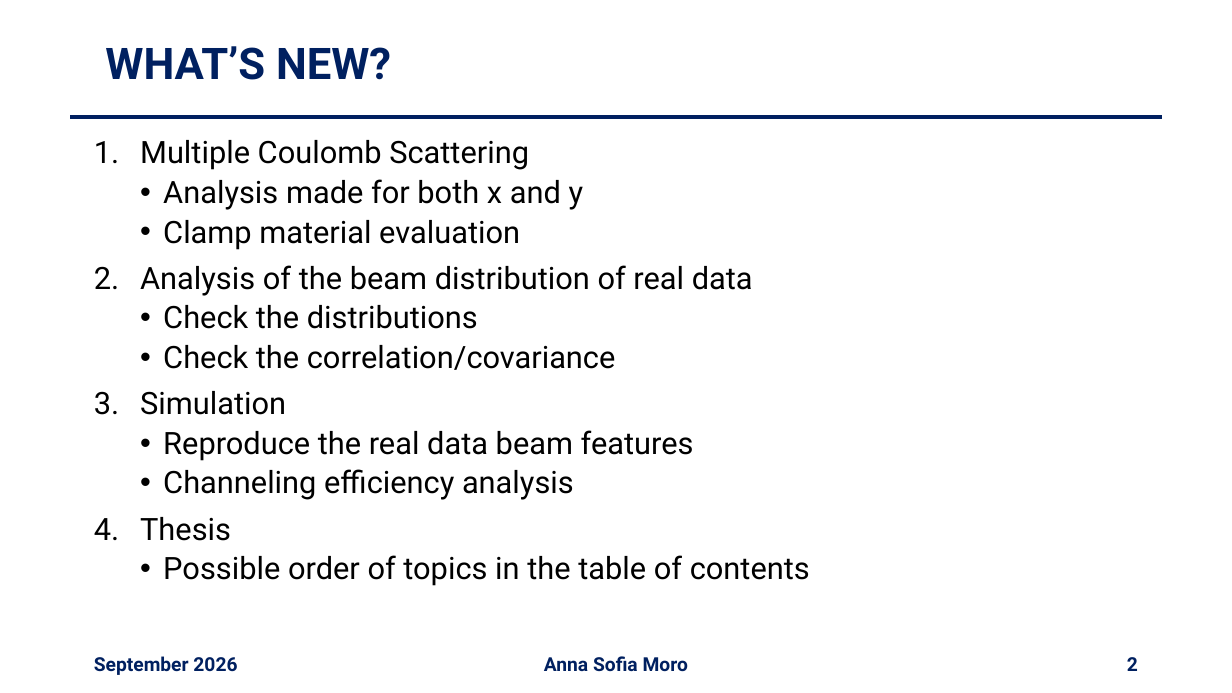
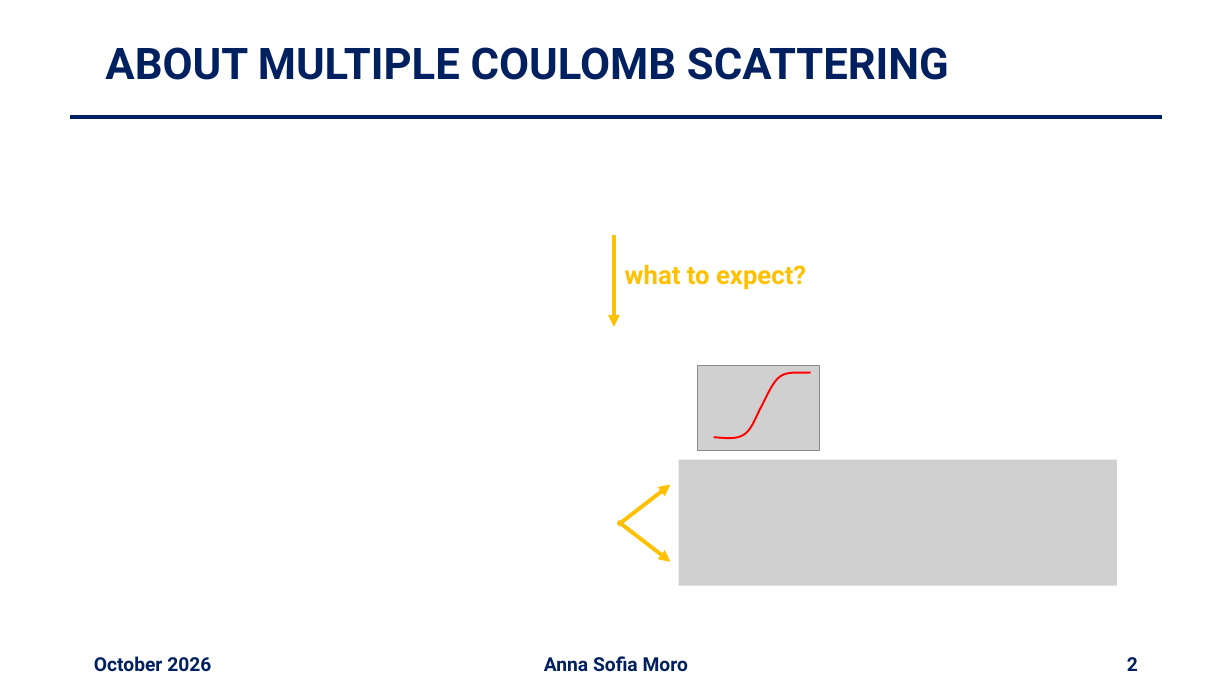
Before and after one commit to annaasofia/tesi, a slide deck: slide 2 of slides/week13.pptx. Drawn at 1232x693 pixels with LibreOffice and Linux fonts; fonts in the diff are those of the drawing; grey boxes stand for pictures. Boxes give left, top, right and bottom in pixels: in the first picture for what was removed or moved away, otherwise in the second. Text is boxed around its words. In the diff, an @@ line names an element or a change of style, - is before the commit and + after.

```diff
--- a/slides/week13.pptx
+++ b/slides/week13.pptx
@@ title at bbox=[105, 47, 949, 80]: text changed @@
-WHAT’S NEW?
+ABOUT MULTIPLE COULOMB SCATTERING
@@ text removed at bbox=[140, 140, 810, 586] @@
-1. Multiple Coulomb Scattering
-  • Analysis made for both x and y
-  • Clamp material evaluation
-2. Analysis of the beam distribution of real data
-  • Check the distributions
-  • Check the correlation/covariance
-3. Simulation
-  • Reproduce the real data beam features
-  • Channeling efficiency analysis
-4. Thesis
-  • Possible order of topics in the table of contents
@@ arrow added from (614, 235) to (614, 327), #FFC000 3 pt @@
@@ text added at bbox=[625, 264, 806, 290], 20 pt, text #FFC000, bold @@
+what to expect?
@@ picture added at bbox=[698, 365, 820, 450] @@
@@ freeform shape added at bbox=[714, 372, 811, 438], outline #FF0000 1.5 pt @@
@@ picture added at bbox=[678, 459, 1116, 585] @@
@@ arrow added from (618, 525) to (671, 484), #FFC000 3 pt @@
@@ arrow added from (618, 521) to (671, 562), #FFC000 3 pt @@
@@ text at bbox=[94, 656, 211, 672]: text changed @@
-September 2026
+October 2026
```
Also in this commit, not shown: 8 other slides changed, 4 slides added, 6 slides removed, 2 other files.
